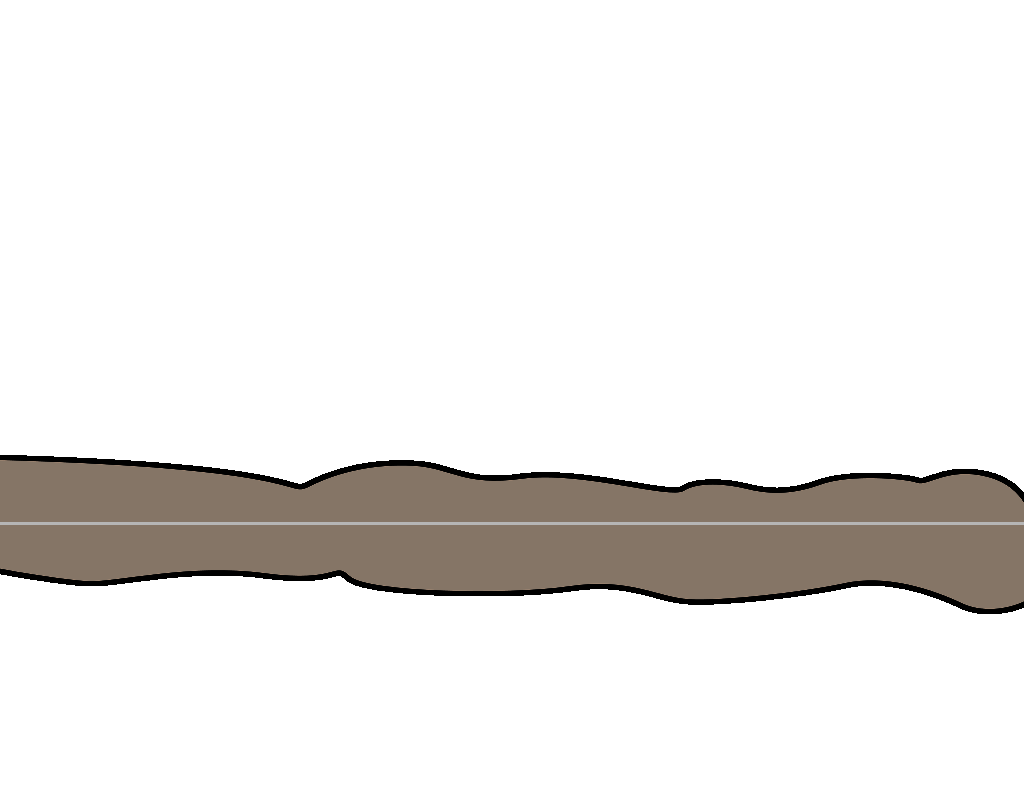
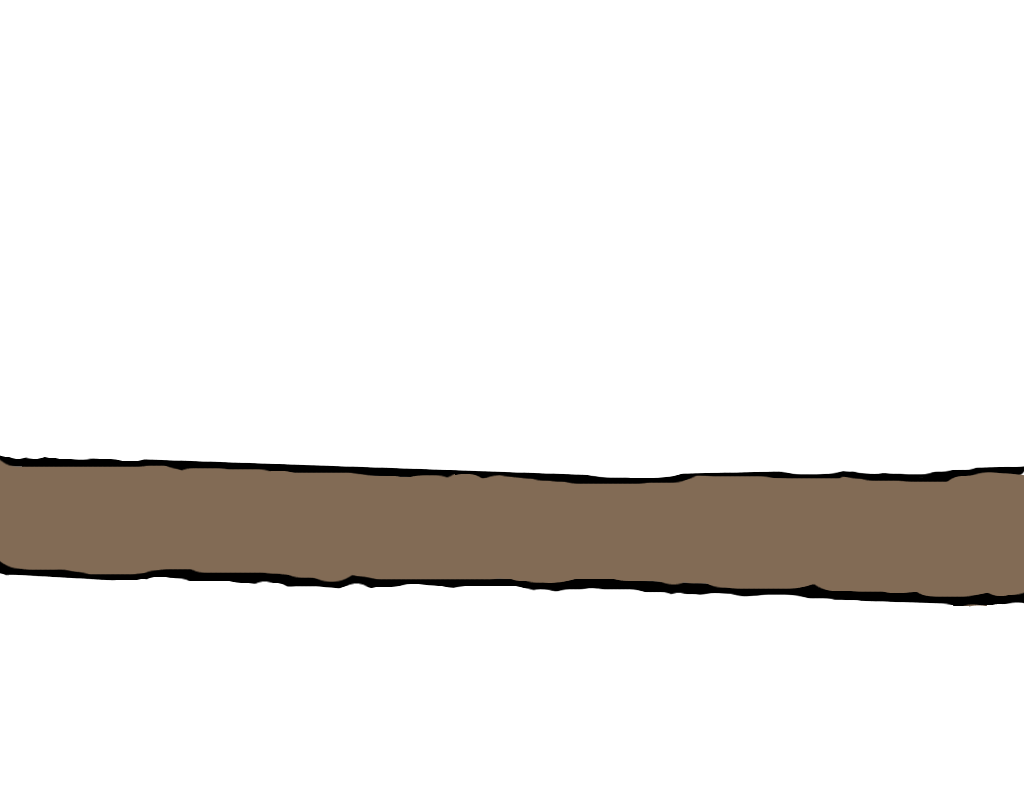
The second (1024, 800) image is a revision of the first. Changes to its layers:
hid "pathLine" over box(0, 522, 1024, 525)
painted on "path" over box(0, 459, 1024, 609)
painted on "pathBorder" over box(0, 455, 1024, 614)
